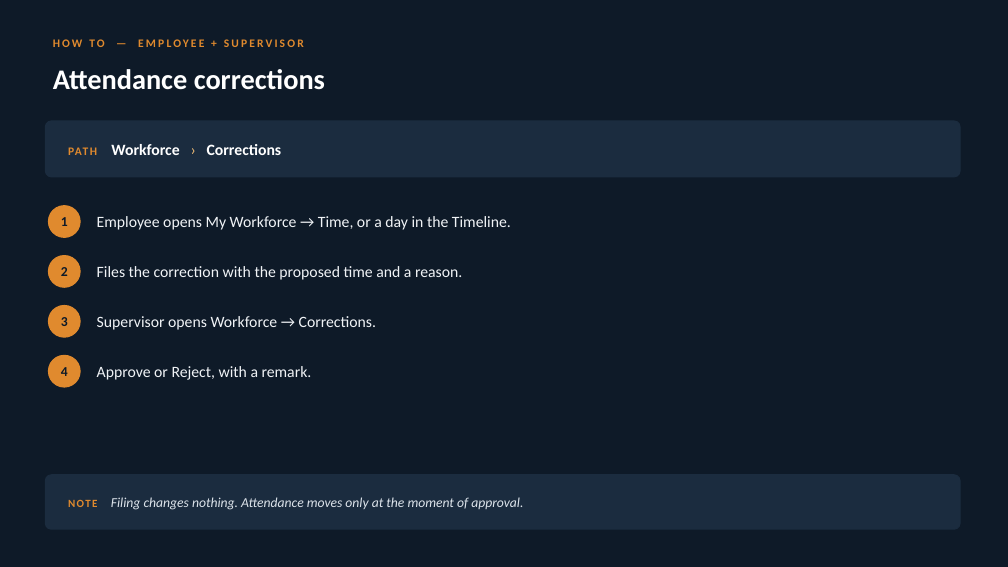
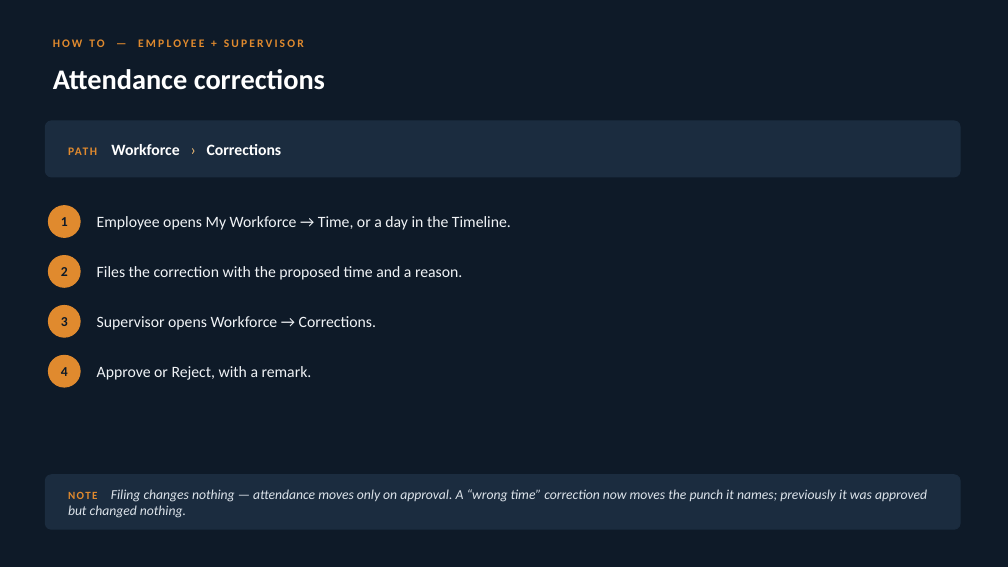
Before and after one commit to iammuniraa-wq/bpmsquare-app, a slide deck: slide 16 of docs/qa/BPMSquare_WFM_Feature_Guide.pptx. Drawn at 1008x567 pixels with LibreOffice and Linux fonts; fonts in the diff are those of the drawing. Boxes give left, top, right and bottom in pixels: in the first picture for what was removed or moved away, otherwise in the second. Text is boxed around its words. In the diff, an @@ line names an element or a change of style, - is before the commit and + after.

```diff
--- a/docs/qa/BPMSquare_WFM_Feature_Guide.pptx
+++ b/docs/qa/BPMSquare_WFM_Feature_Guide.pptx
@@ text at bbox=[68, 489, 927, 518]: text changed @@
-NOTE Filing changes nothing. Attendance moves only at the moment of approval.
+NOTE Filing changes nothing — attendance moves only on approval. A “wrong time” correction now moves the punch it names; previously it was approved but changed nothing.
```
Also in this commit, not shown: 14 other slides changed, 2 slides added, 1 other file.
